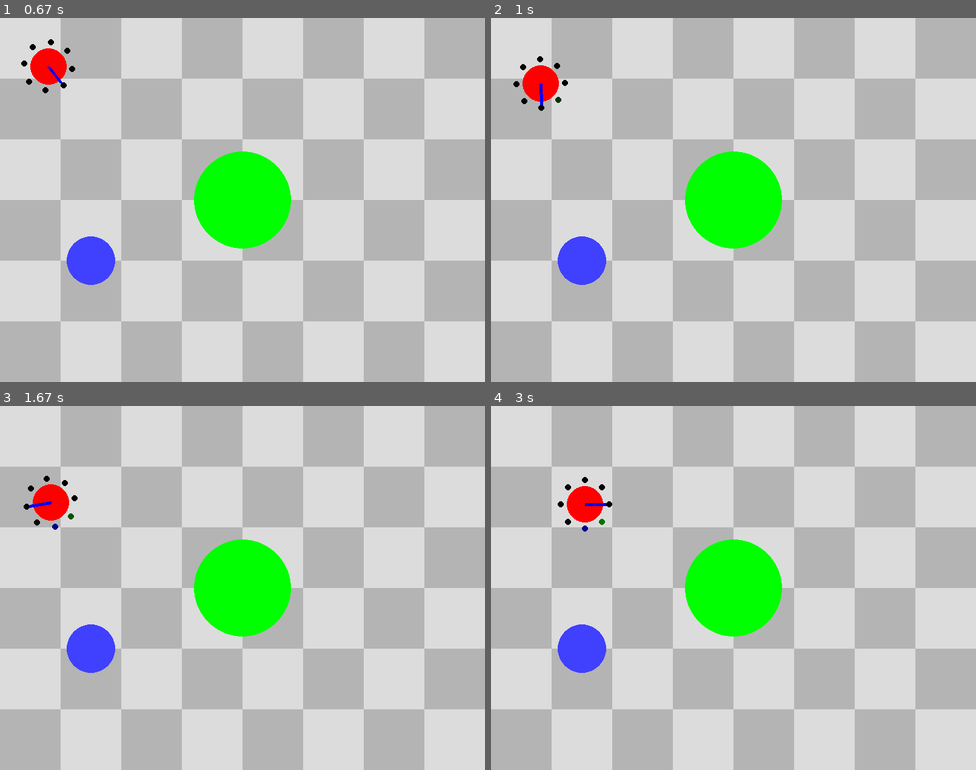
Above: before the commit, frames 1-4 (two rows, left to right).
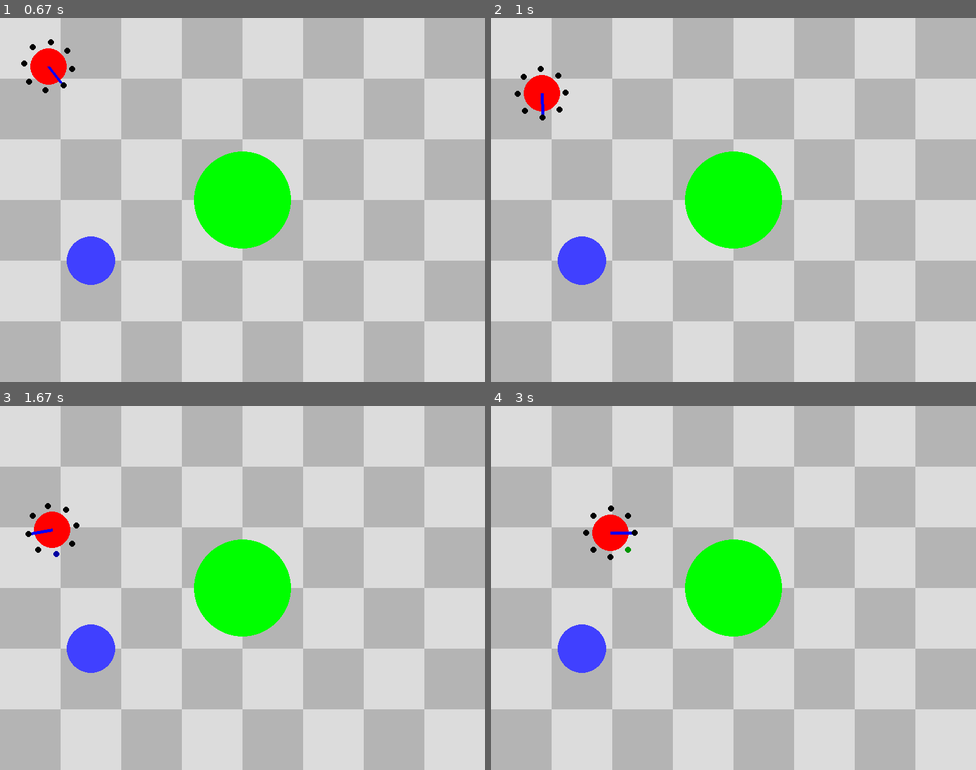
Above: after the commit, the same moments.

Repository: MarkelZ/Mini-Gym
Game: pygame game, started from scripts/manual_control.py
Two runs of this game, one before a commit and one after it. Both use one fixed random seed, a clock stepped at 60 frames per second and the inputs below.
Inputs:
- Up to frame 1 (0.67 s): hold D from 0.33 s (still down)
- Up to frame 2 (1 s): release D at 0.8 s; hold W from 0.83 s (still down)
- Up to frame 3 (1.67 s): release W at 1.13 s; hold D 1.17-1.63 s
- Up to frame 4 (3 s): hold A 1.67-2.2 s; hold A 2.23-2.63 s; hold W from 2.67 s (still down)

Frame 1 is identical in both runs. In frame 2, 0.6% of the frame differs, in the area x 4-16%, y 10-29%; in frame 3, 1.2%; in frame 4, 1.4%, in the area x 13-31%, y 19-43%.

Commit message:
Verlet integration

Diff:
--- a/src/minigym/physics/engine.py
+++ b/src/minigym/physics/engine.py
@@ -1,17 +1,30 @@
+from pygame import Vector2
+
 from minigym.physics.kinetic_pointmass import KineticPointmass
-from pygame import Vector2
+from minigym.physics.link import Link
+
 
 class PhysicsEngine:
     entities: list[KineticPointmass]
+    links: list[Link]
 
     def __init__(self):
         self.entities = []
+        self.links = []
 
     def update(self, deltat: float):
         for p in self.entities:
-            p._vel = p.friction * (p._vel + p._acc * deltat)
-            p._pos += p._vel * deltat * p.friction
+            vel = (p._pos - p._prev_pos) * p.friction
+            new_pos = p._pos + vel + p._acc * deltat * deltat
+            p._prev_pos = p._pos
+            p._pos = new_pos
             p._acc = Vector2(0, 0)
+
+        for link in self.links:
+            link.constrain()
 
     def add_pointmass(self, pm):
         self.entities.append(pm)
+
+    def add_link(self, link: Link):
+        self.links.append(link)
--- a/src/minigym/physics/kinetic_pointmass.py
+++ b/src/minigym/physics/kinetic_pointmass.py
@@ -3,7 +3,7 @@
 
 class KineticPointmass:
     _pos: Vector2
-    _vel: Vector2
+    _prev_pos: Vector2
     _acc: Vector2
     friction: float = 0.98
     mass: float = 1
@@ -12,7 +12,7 @@
 
     def __init__(self, pos: Vector2, vel: Vector2 = None):
         self._pos = pos
-        self._vel = Vector2(0, 0) if vel is None else vel
+        self._prev_pos = pos - (Vector2(0, 0) if vel is None else vel)
         self._acc = Vector2(0, 0)
 
     @property
@@ -21,15 +21,16 @@
 
     @pos.setter
     def pos(self, value: Vector2):
+        self._prev_pos += value - self._pos
         self._pos = value
 
     @property
     def vel(self):
-        return self._vel
+        return self._pos - self._prev_pos
 
-    @pos.setter
+    @vel.setter
     def vel(self, value: Vector2):
-        self._vel = value
+        self._prev_pos = self._pos - value
 
     def apply_force(self, force: Vector2):
         self._acc += force / self.mass
--- /dev/null
+++ b/src/minigym/physics/link.py
@@ -0,0 +1,17 @@
+from minigym.physics.kinetic_pointmass import KineticPointmass
+
+
+class Link:
+    def __init__(self, a: KineticPointmass, b: KineticPointmass, length: float = None):
+        self.a = a
+        self.b = b
+        self.length = length if length is not None else (a.pos - b.pos).length()
+
+    def constrain(self):
+        delta = self.b.pos - self.a.pos
+        dist = delta.length()
+        if dist == 0:
+            return
+        correction = delta * (1 - self.length / dist) * 0.5
+        self.a.pos += correction
+        self.b.pos -= correction
Not shown, changed: README.md
